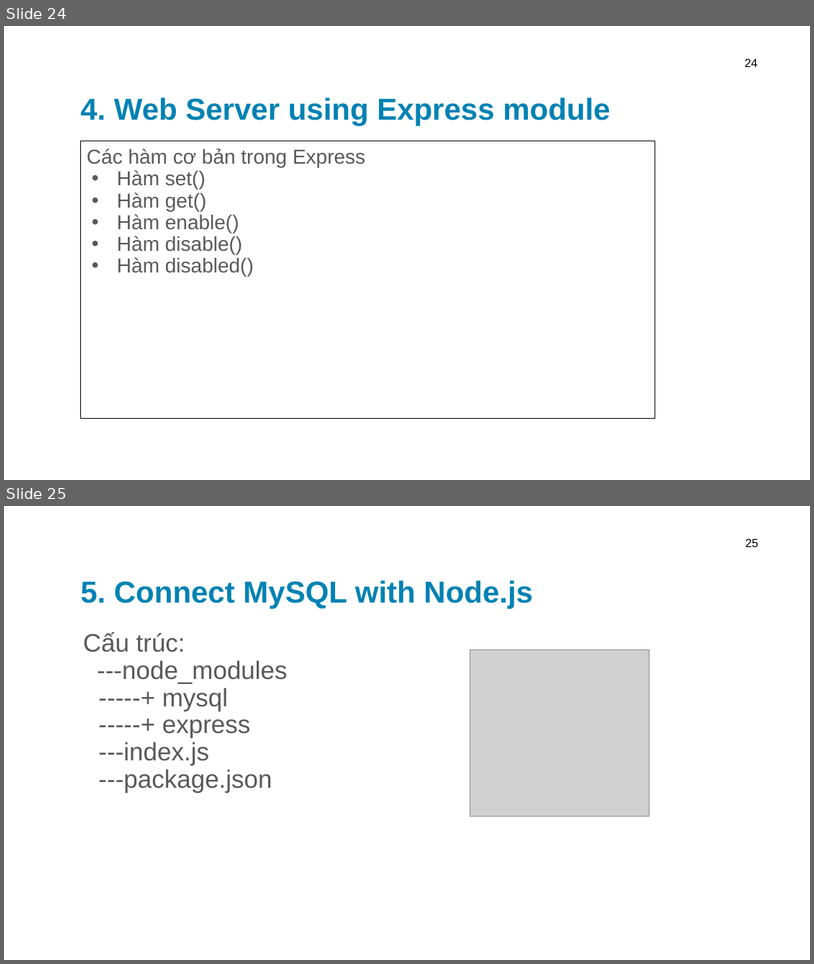
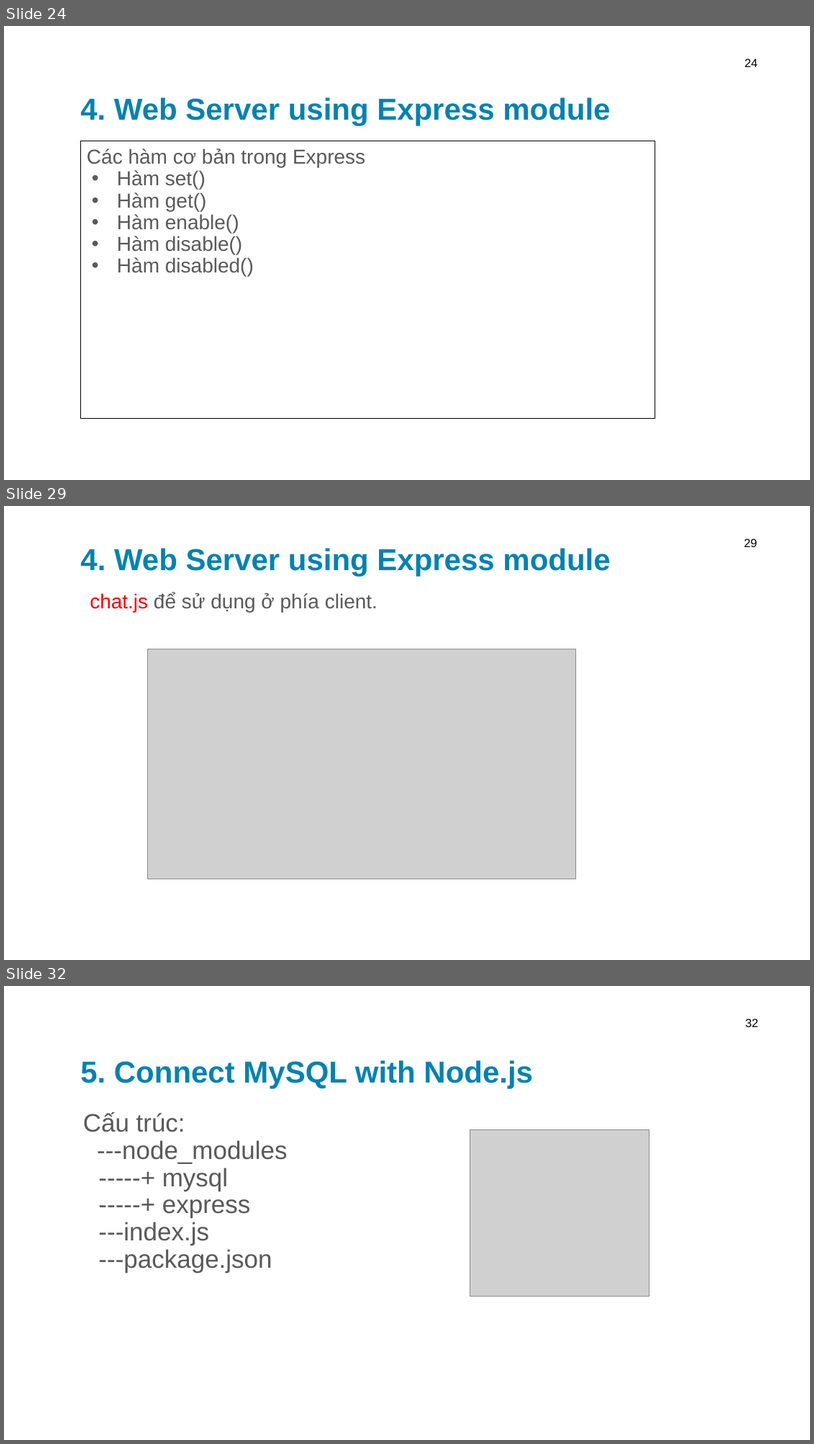
Before and after one commit to leqnam/Simple-Blog-NodeJs-MySQL-Heroku, a slide deck: powerpoint/ppt.pptx. Shown one above the other, each under a label of ours: slides 24 and 25 before the commit, slides 24, 29 and 32 after it; the slides between them are not shown. The pictures are 814x964 and 814x1444 pixels, drawn with LibreOffice and Linux fonts; fonts in the diff are those of the drawing; grey boxes stand for pictures; background and template pictures are left out. Boxes give left, top, right and bottom in pixels: in the first picture for what was removed or moved away, otherwise in the second. Text is boxed around its words. In the diff, an @@ line names an element or a change of style, - is before the commit and + after.

Commit message:
add chat and update slide

```diff
--- a/powerpoint/ppt.pptx
+++ b/powerpoint/ppt.pptx
@@ slide 29 added at [4,506,810,960], background picture (left out) @@
@@ title added at [80,548,610,577], 36 pt, text #0082B3, bold @@
+4. Web Server using Express module
@@ page number added at [744,538,757,547], 14 pt, text #000000 @@
+29
@@ text added at [90,592,378,612], 24 pt, text #595959 @@
+chat.js để sử dụng ở phía client.
@@ picture added at [147,649,576,879] @@
@@ what was slide 25 is now slide 32 @@
@@ page number at [746,1018,759,1027]: text changed @@
-25
+32
```
Also in this commit, not shown: 6 other slides added, 9 other files.
